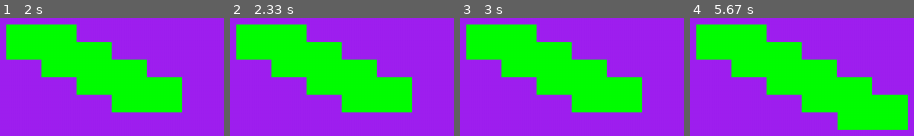
Above: before the commit, frames 1-4 (left to right).
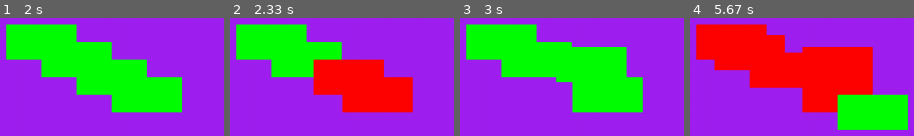
Above: after the commit, the same moments.

Repository: AntonVasko/map_editor_pygame
Game: pygame game, started from main.py
Two runs of this game, one before a commit and one after it. Both use one fixed random seed, a clock stepped at 60 frames per second and the inputs below.
Inputs (mouse positions are in pixels of both pictures, inside the frame that each line leads up to):
- Up to frame 1 (2 s): press the mouse at (6, 23) at 0.37 s; move the mouse to (outside the picture) at 0.47 s; release the mouse at (outside the picture) at 0.6 s; hold Ctrl 0.67-1.13 s; hold Right 0.67-1.13 s; press the mouse at (40, 41) at 1.2 s; move the mouse to (outside the picture) at 1.3 s; release the mouse at (outside the picture) at 1.43 s; press the mouse at (76, 59) at 1.53 s; move the mouse to (outside the picture) at 1.63 s; release the mouse at (outside the picture) at 1.77 s; click (112, 77) at 1.88 s
- Up to frame 2 (2.33 s): hold Right from 2.17 s (still down)
- Up to frame 3 (3 s): release Right at 2.63 s; hold Up 2.67-2.97 s
- Up to frame 4 (5.67 s): hold Right 3-3.47 s; hold Left 3.5-4.03 s; hold Down 4.07-4.37 s; press the mouse at (837, 93) at 4.43 s; move the mouse to (outside the picture) at 4.53 s; move the mouse to (outside the picture) at 4.63 s; release the mouse at (outside the picture) at 4.67 s; click (766, 59) at 4.78 s; hold Left 5.07-5.47 s; hold Up from 5.5 s (still down)

Frame 1 is identical in both runs. In frame 2, 17% of the frame differs, in the area x 33-82%, y 34-81%; in frame 3, 6.6%; in frame 4, 36%, in the area x 2-82%, y 5-81%.

Commit message:
move Rect

Diff:
--- a/main.py
+++ b/main.py
@@ -20,6 +20,10 @@
 color = 'green'
 other_rects = {}
 press_ctrl = False
+press_left = False
+press_right = False
+press_up = False
+press_down = False
 while running:
     # poll for events
     # pygame.QUIT event means the user clicked X to close your window
@@ -29,6 +33,28 @@
             running = False
         if event.type == pygame.KEYDOWN and event.key == pygame.K_LCTRL:
             click = True
+
+        if event.type == pygame.KEYDOWN and event.key == pygame.K_LEFT:
+            press_left = True
+        if event.type == pygame.KEYDOWN and event.key == pygame.K_RIGHT:
+            press_right = True
+        if event.type == pygame.KEYDOWN and event.key == pygame.K_UP:
+            press_up = True
+        if event.type == pygame.KEYDOWN and event.key == pygame.K_DOWN:
+            press_down = True
+
+        if event.type == pygame.KEYUP and event.key == pygame.K_LEFT:
+            press_left = False
+            other_rects.clear()
+        if event.type == pygame.KEYUP and event.key == pygame.K_RIGHT:
+            press_right = False
+            other_rects.clear()
+        if event.type == pygame.KEYUP and event.key == pygame.K_UP:
+            press_up = False
+            other_rects.clear()
+        if event.type == pygame.KEYUP and event.key == pygame.K_DOWN:
+            press_down = False
+            other_rects.clear()
 
         if event.type == pygame.KEYUP and event.key == pygame.K_LCTRL:
             click = False
@@ -60,23 +86,24 @@
             x_old = x_pos
             y_old = y_pos
 
+
             for rect in rects:
-                if rect.collidepoint(x_pos, y_pos) and not click:
+                if rect.collidepoint(x_pos, y_pos) and not click and resize:
                     if y_new > y_old:
                         y_new = y_pos
                         rect.height += 1
                     print("Курсор внутри прямоугольника!")
-                if rect.collidepoint(x_pos, y_pos) and not click:
+                if rect.collidepoint(x_pos, y_pos) and not click and resize:
                     if y_new < y_old:
                         y_new = y_pos
                         rect.height -= 1
                     print("Курсор внутри прямоугольника!")
-                if rect.collidepoint(x_pos, y_pos) and not click:
+                if rect.collidepoint(x_pos, y_pos) and not click and resize:
                     if x_new < x_old:
                         x_new = x_pos
                         rect.width += 1
                     print("Курсор внутри прямоугольника!")
-                if rect.collidepoint(x_pos, y_pos) and not click:
+                if rect.collidepoint(x_pos, y_pos) and not click and resize:
                     if x_new > x_old:
                         x_new = x_pos
                         rect.width -= 1
@@ -87,41 +114,55 @@
                     rect.centery = y_pos
                     other_rects[rects.index(rect)] = rect
                     press_ctrl = True
+                    print('Поймал', other_rects)
 
-                    print('Поймал', other_rects)
+
                 #other_rects = {}
 
 
     # fill the screen with a color to wipe away anything from last frame
 
-    rects_H.draw(screen)
+    #rects_H.draw(screen)
+    if len(rects) != 0:
+        for rect in rects:
+            if rect.collidepoint(x_rem, y_rem):
+                rects.remove(rect)
+            if rect.collidepoint(pygame.mouse.get_pos()) and press_left and not click:
+                other_rects[rects.index(rect)] = rect
+                rect.x -= 1
+            if rect.collidepoint(pygame.mouse.get_pos()) and press_right and not click:
+                other_rects[rects.index(rect)] = rect
+                rect.x += 1
+            if rect.collidepoint(pygame.mouse.get_pos()) and press_up and not click:
+                other_rects[rects.index(rect)] = rect
+                rect.y -= 1
+            if rect.collidepoint(pygame.mouse.get_pos()) and press_down and not click:
+                other_rects[rects.index(rect)] = rect
+                rect.y += 1
 
-    for rect in rects:
-        if rect.collidepoint(x_rem, y_rem):
-            rects.remove(rect)
-        if len(other_rects) != 0:
-            for other in other_rects:
-                print(other)
-                if (other_rects[other].colliderect(rect) and click and press_ctrl):
+            if len(other_rects) != 0:
+                for other in other_rects:
+                    print(other)
+                    if (other_rects[other].colliderect(rect) and click and press_ctrl) or (other_rects[other].colliderect(rect) and (press_down or press_right or press_left or press_up)):
+                        color = 'red'
+                        print(color)
+                    else:
+                        color = 'green'
+            else:
+                color = 'green'
+                #pygame.draw.rect(screen, color, rect)
+
+            '''collision_rect = rect.collidelist(rects)
+            if collision_rect != -1:
+                print('Пересекаюсь', collision_rect)'''
+
+            '''for rect_any in range(1, len(rects)):
+                if rects[rect_any].colliderect(rects[rect_any-1]):
                     color = 'red'
-                    print(color)
                 else:
                     color = 'green'
-        else:
-            color = 'green'
-            #pygame.draw.rect(screen, color, rect)
-
-        '''collision_rect = rect.collidelist(rects)
-        if collision_rect != -1:
-            print('Пересекаюсь', collision_rect)'''
-
-        '''for rect_any in range(1, len(rects)):
-            if rects[rect_any].colliderect(rects[rect_any-1]):
-                color = 'red'
-            else:
-                color = 'green'
-            pygame.draw.rect(screen, color, rects[rect_any-1])'''
-        pygame.draw.rect(screen, color, rect)
+                pygame.draw.rect(screen, color, rects[rect_any-1])'''
+            pygame.draw.rect(screen, color, rect)
 
     # RENDER YOUR GAME HERE
 
